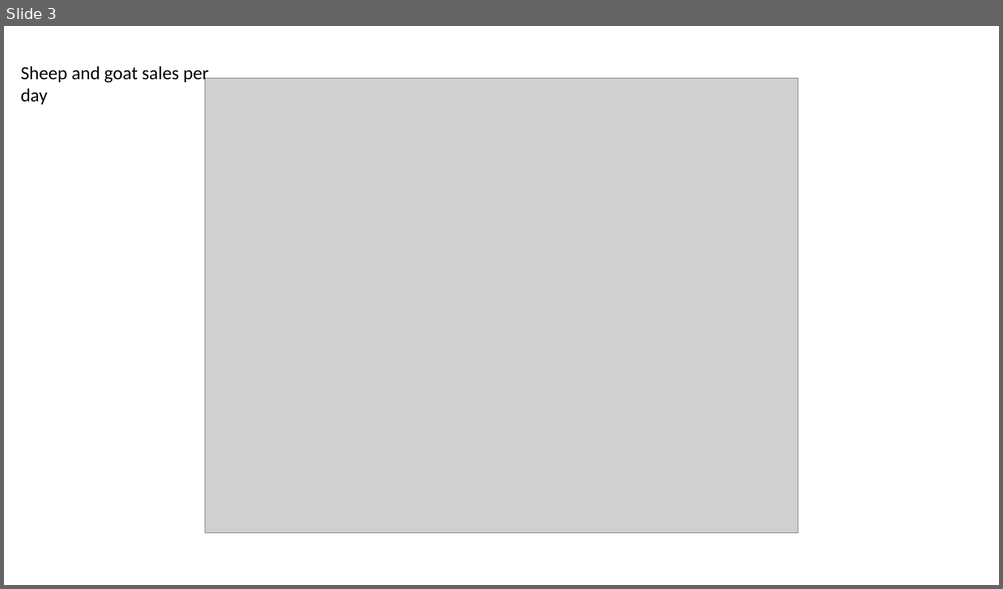
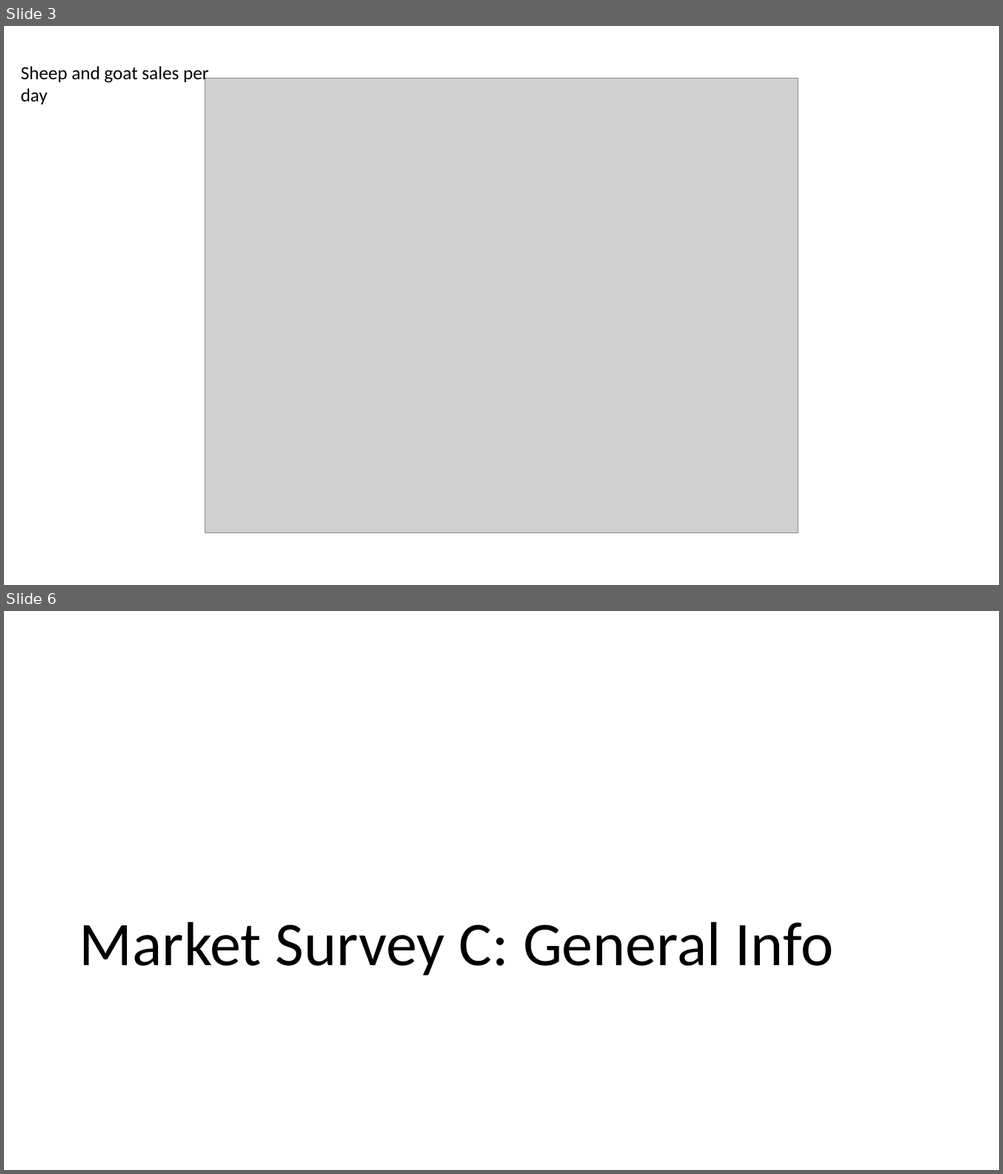
Before and after one commit to BethSavagar/Tanzania_markets, a slide deck: results-presentations/markets-descriptive-analysis.pptx. Shown one above the other, each under a label of ours: slide 3 before the commit, slides 3 and 6 after it; the slides between them are not shown. The pictures are 1003x589 and 1003x1174 pixels, drawn with LibreOffice and Linux fonts; fonts in the diff are those of the drawing; grey boxes stand for pictures. Boxes give left, top, right and bottom in pixels: in the first picture for what was removed or moved away, otherwise in the second. Text is boxed around its words. In the diff, an @@ line names an element or a change of style, - is before the commit and + after.

Commit message:
developing descriptive analysis of market data

```diff
--- a/results-presentations/markets-descriptive-analysis.pptx
+++ b/results-presentations/markets-descriptive-analysis.pptx
@@ slide 6 added at [4, 611, 999, 1170], background #FFFFFF @@
@@ title added at [79, 922, 834, 976], 60 pt, text #000000 @@
+Market Survey C: General Info
```
Also in this commit, not shown: 9 other slides added, 54 other files.
